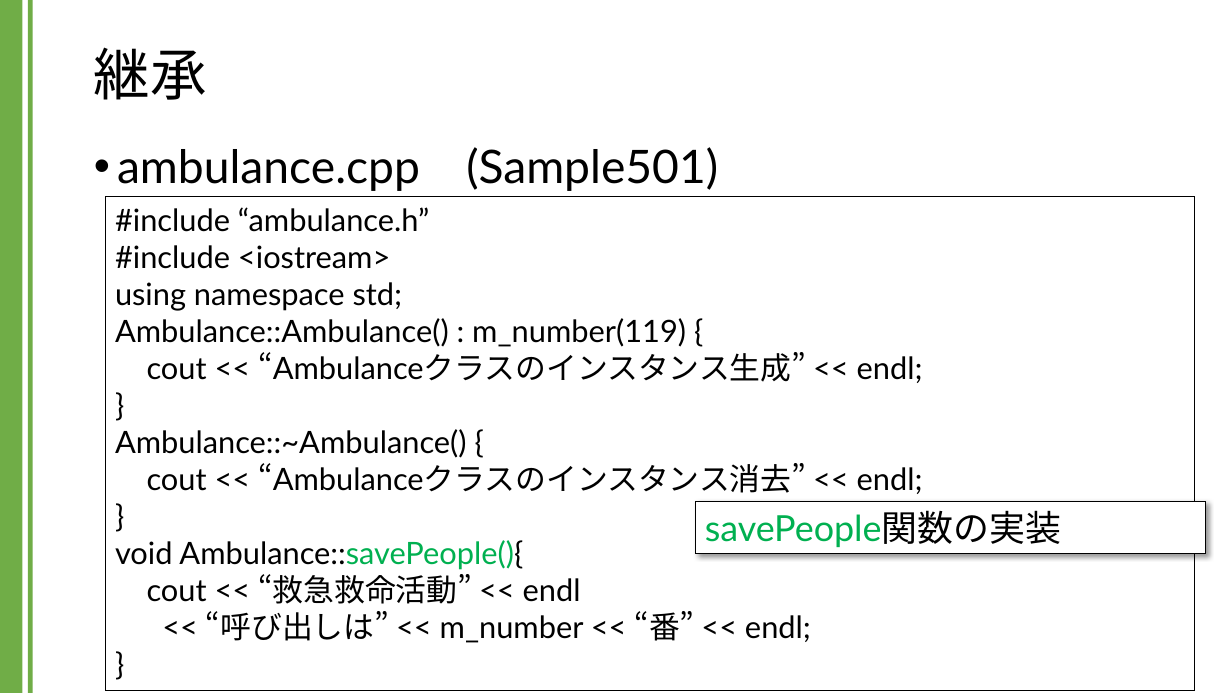
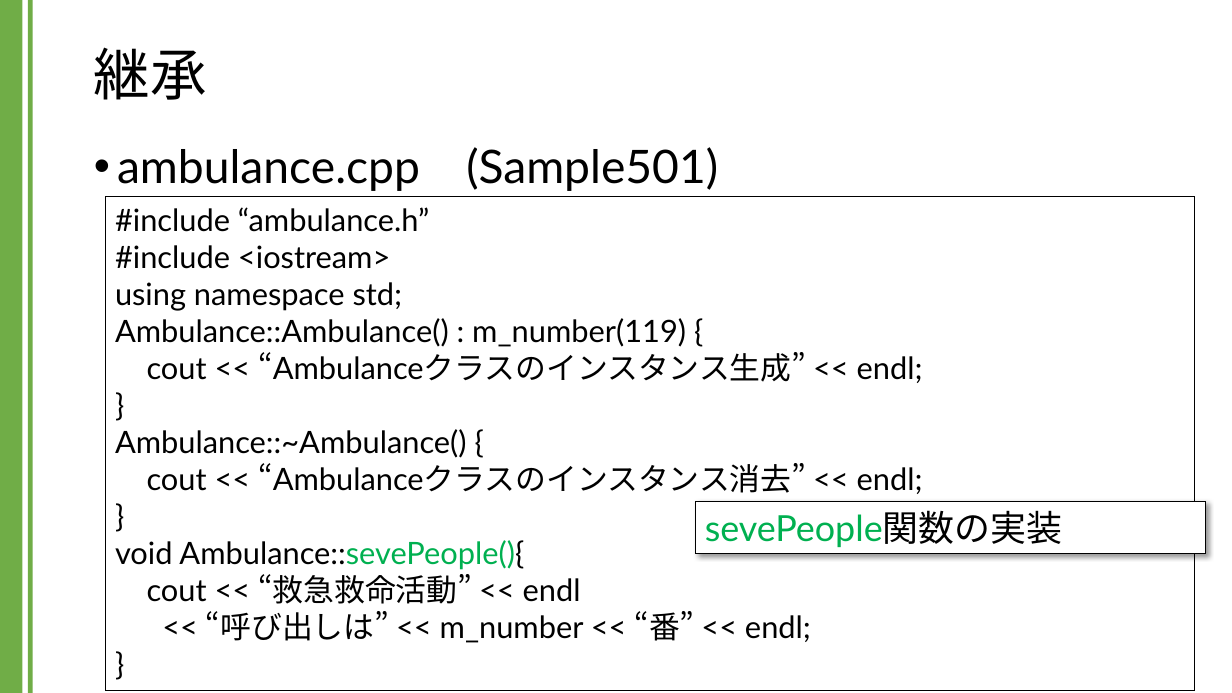
Before and after one commit to kic-murata/cpp2024, a slide deck: slide 15 of 授業資料/講義資料：継承とポリモーフィズム.pptx. Drawn at 1232x693 pixels with LibreOffice and Linux fonts; fonts in the diff are those of the drawing. Boxes give left, top, right and bottom in pixels: in the first picture for what was removed or moved away, otherwise in the second. Text is boxed around its words. In the diff, an @@ line names an element or a change of style, - is before the commit and + after.

```diff
--- a/授業資料/講義資料：継承とポリモーフィズム.pptx
+++ b/授業資料/講義資料：継承とポリモーフィズム.pptx
@@ text in rectangle at <box>705,510,1062,547</box>: text changed @@
-savePeople関数の実装
+sevePeople関数の実装
@@ text in rectangle at <box>115,540,524,570</box>: text changed @@
-}
-void Ambulance::savePeople(){
+}
+void Ambulance::sevePeople(){
```
Also in this commit, not shown: 10 other slides changed.
